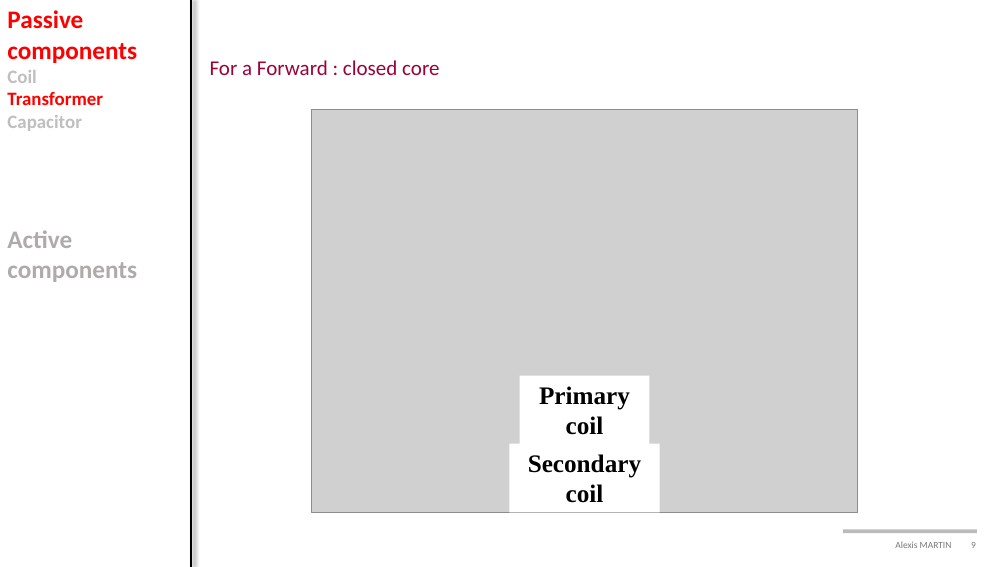
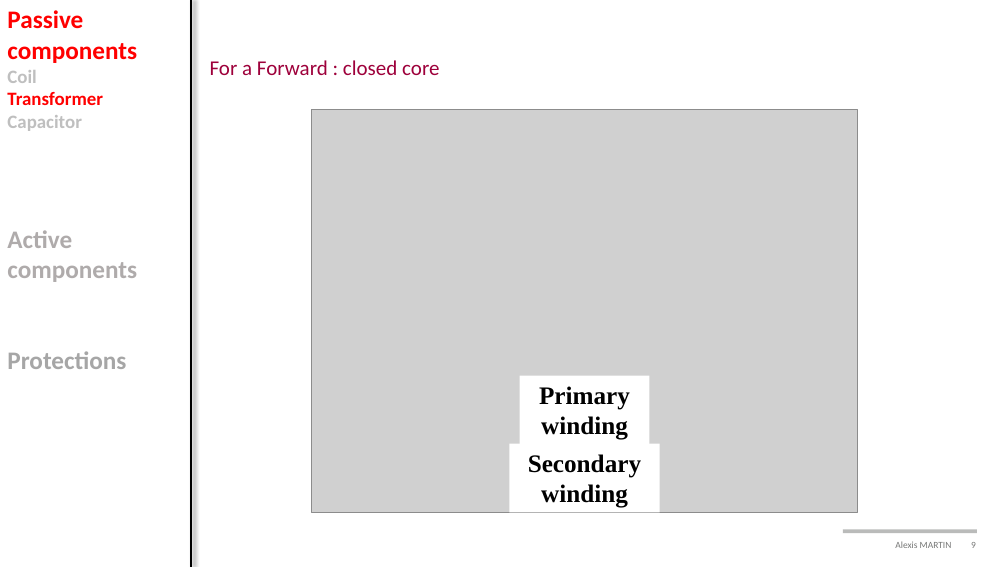
Before and after one commit to alexismartin46/Cours_Electronique_de_Puissance_FISE2, a slide deck: slide 9 of Cours/Cours3_components.pptx. Drawn at 1008x567 pixels with LibreOffice and Linux fonts; fonts in the diff are those of the drawing; grey boxes stand for pictures; background and template pictures are left out. Boxes give left, top, right and bottom in pixels: in the first picture for what was removed or moved away, otherwise in the second. Text is boxed around its words. In the diff, an @@ line names an element or a change of style, - is before the commit and + after.

```diff
--- a/Cours/Cours3_components.pptx
+++ b/Cours/Cours3_components.pptx
@@ text at <box>7,351,126,369</box>: paragraph added @@
+Protections
@@ text in rectangle at <box>541,416,628,440</box>: text changed @@
-coil
+winding
@@ text in rectangle at <box>541,484,628,508</box>: text changed @@
-coil
+winding
```
Also in this commit, not shown: 43 other slides changed, 25 other files.
